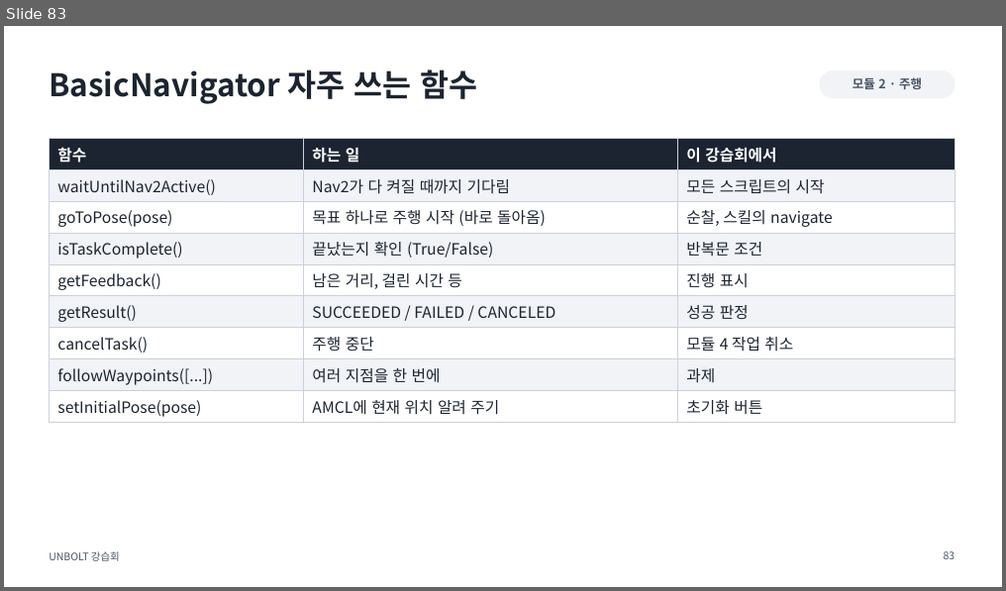
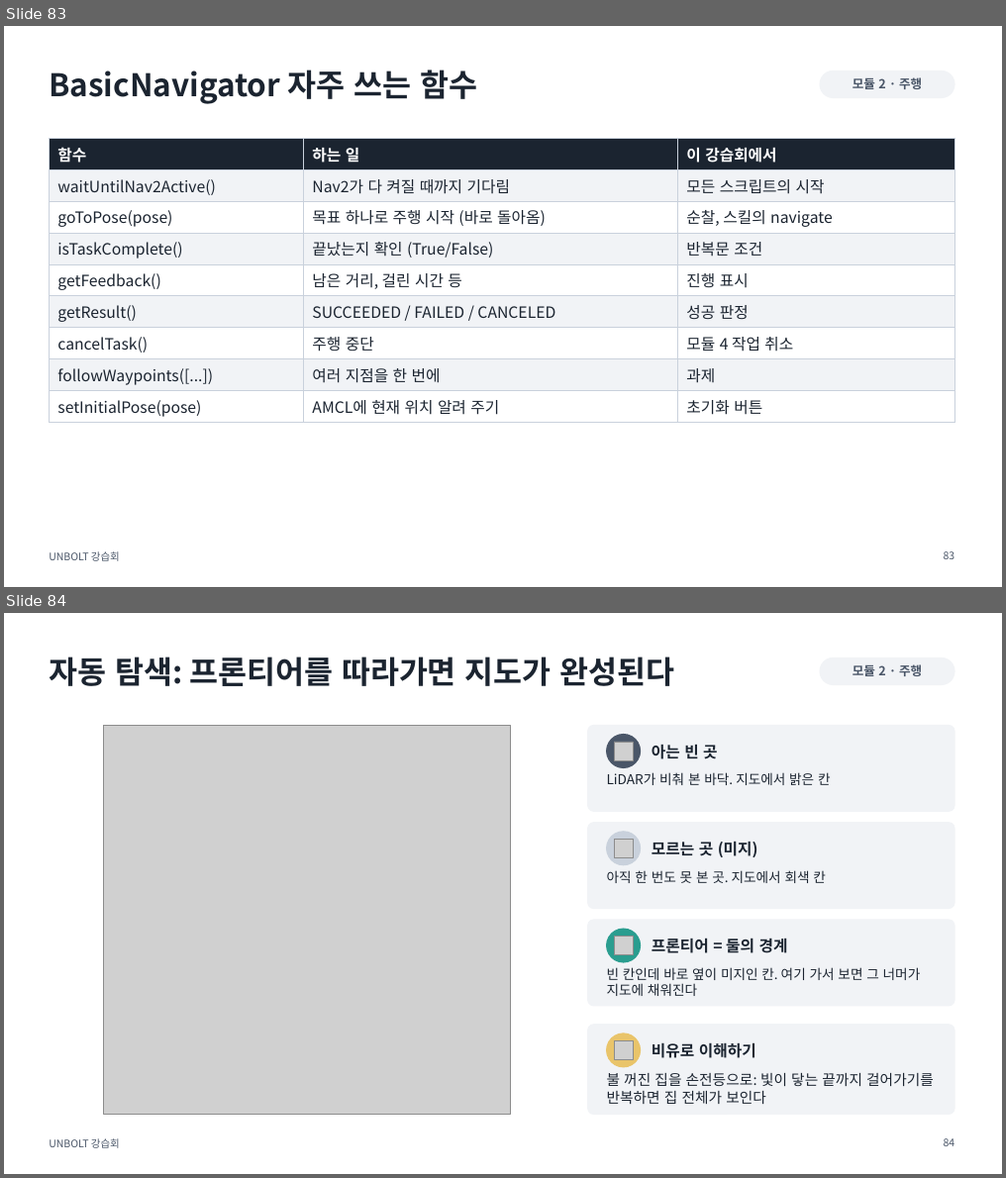
Before and after one commit to sejiny3/AIRLAB, a slide deck: workshop/slides/UNBOLT_workshop.pptx. Shown one above the other, each under a label of ours: slide 83 before the commit, slides 83 and 84 after it. The pictures are 1006x591 and 1006x1178 pixels, drawn with LibreOffice and Linux fonts; fonts in the diff are those of the drawing; grey boxes stand for pictures. Boxes give left, top, right and bottom in pixels: in the first picture for what was removed or moved away, otherwise in the second. Text is boxed around its words. In the diff, an @@ line names an element or a change of style, - is before the commit and + after.

```diff
--- a/workshop/slides/UNBOLT_workshop.pptx
+++ b/workshop/slides/UNBOLT_workshop.pptx
@@ slide 84 added at [4, 613, 1002, 1174], background #FFFFFF; not listed: 1 template element that a slide beside it also shows @@
@@ title added at [49, 657, 674, 686], 30 pt, text #1B2430, bold @@
+자동 탐색: 프론티어를 따라가면 지도가 완성된다
@@ rounded rectangle added at [820, 658, 954, 685], fill #F1F3F6, outline #F1F3F6 1 pt @@
@@ text added at [852, 664, 922, 676], 12 pt, text #4A5668, bold @@
+모듈 2 · 주행
@@ picture added at [104, 725, 510, 1115] @@
@@ rounded rectangle added at [588, 725, 954, 811], fill #F1F3F6, outline #F1F3F6 1 pt @@
@@ ellipse added at [607, 735, 641, 768], fill #4A5668, outline #4A5668 1 pt @@
@@ picture added at [614, 742, 633, 761] @@
@@ text added at [651, 745, 717, 760], 15 pt, text #1B2430, bold @@
+아는 빈 곳
@@ text added at [607, 772, 831, 785], 13 pt, text #1B2430 @@
+LiDAR가 비춰 본 바닥. 지도에서 밝은 칸
@@ rounded rectangle added at [588, 823, 954, 909], fill #F1F3F6, outline #F1F3F6 1 pt @@
@@ ellipse added at [607, 832, 641, 865], fill #C9D1DC, outline #C9D1DC 1 pt @@
@@ picture added at [614, 839, 633, 858] @@
@@ text added at [651, 841, 758, 858], 15 pt, text #1B2430, bold @@
+모르는 곳 (미지)
@@ text added at [607, 870, 826, 883], 13 pt, text #1B2430 @@
+아직 한 번도 못 본 곳. 지도에서 회색 칸
@@ rounded rectangle added at [588, 920, 954, 1006], fill #F1F3F6, outline #F1F3F6 1 pt @@
@@ ellipse added at [607, 929, 641, 962], fill #2A9D8F, outline #2A9D8F 1 pt @@
@@ picture added at [614, 937, 633, 956] @@
@@ text added at [651, 938, 788, 954], 15 pt, text #1B2430, bold @@
+프론티어 = 둘의 경계
@@ text added at [607, 967, 921, 996], 13 pt, text #1B2430 @@
+빈 칸인데 바로 옆이 미지인 칸. 여기 가서 보면 그 너머가 지도에 채워진다
@@ rounded rectangle added at [588, 1025, 954, 1115], fill #F1F3F6, outline #F1F3F6 1 pt @@
@@ ellipse added at [607, 1034, 641, 1067], fill #E9C46A, outline #E9C46A 1 pt @@
@@ picture added at [614, 1042, 633, 1059] @@
@@ text added at [651, 1043, 756, 1059], 15 pt, text #1B2430, bold @@
+비유로 이해하기
@@ text added at [607, 1073, 934, 1104], 14 pt, text #1B2430 @@
+불 꺼진 집을 손전등으로: 빛이 닿는 끝까지 걸어가기를 반복하면 집 전체가 보인다
@@ page number added at [944, 1139, 955, 1147], 10 pt, text #4A5668 @@
+84
```
Also in this commit, not shown: 6 slides changed, 3 other slides added, 29 other files.
